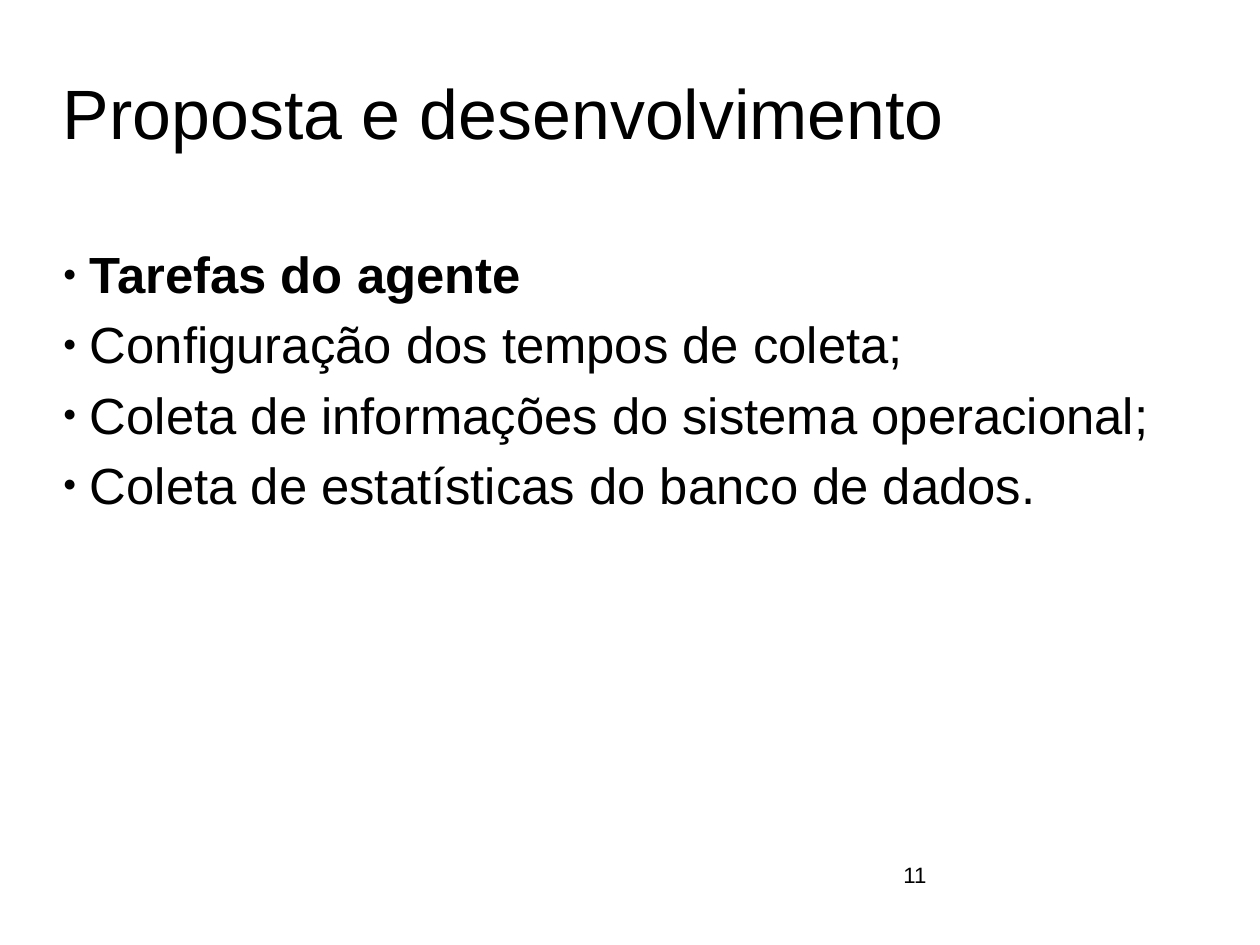
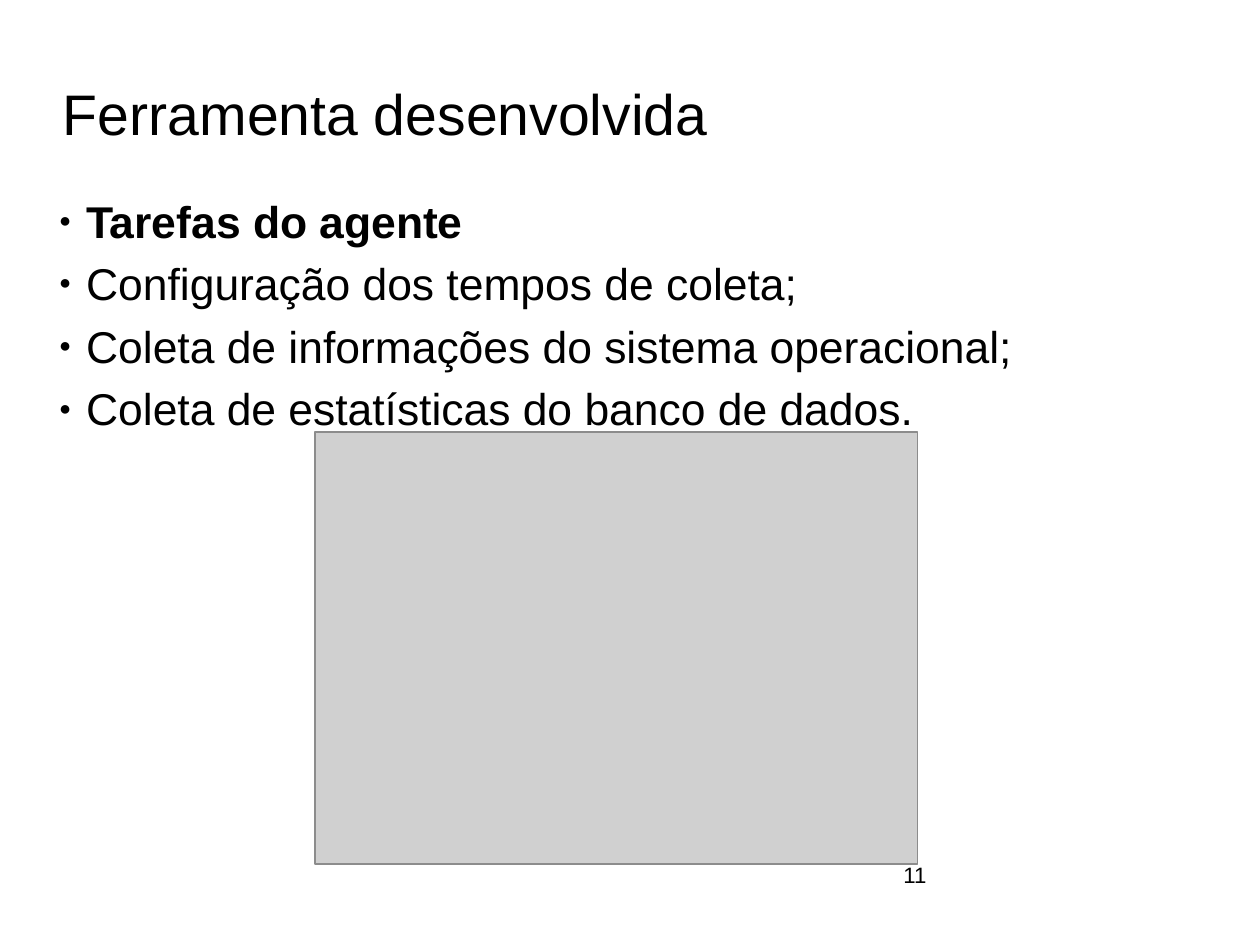
Before and after one commit to ftomasini/smdb, a slide deck: slide 11 of Documentos/FTOMASINI/FINAL/APRESENTACAO.odp. Drawn at 1260x945 pixels with LibreOffice and Linux fonts; fonts in the diff are those of the drawing; grey boxes stand for pictures; background and template pictures are left out. Boxes give left, top, right and bottom in pixels: in the first picture for what was removed or moved away, otherwise in the second. Text is boxed around its words. In the diff, an @@ line names an element or a change of style, - is before the commit and + after.

```diff
--- a/Documentos/FTOMASINI/FINAL/APRESENTACAO.odp
+++ b/Documentos/FTOMASINI/FINAL/APRESENTACAO.odp
@@ title at bbox=[63, 93, 708, 136]: text changed; size 44 to 36 pt @@
-Proposta e desenvolvimento
+Ferramenta desenvolvida
@@ text "Tarefas do agente": place and size @@
-text "Tarefas do agente" at bbox=[90, 256, 1149, 505]
+text "Tarefas do agente" at bbox=[86, 205, 1012, 435]
@@ text "Tarefas do agente" at bbox=[86, 205, 1012, 435]: size 32 to 28 pt @@
@@ picture added at bbox=[316, 432, 919, 864] @@
```
Also in this commit, not shown: 12 other slides changed, 12 slides added, 12 slides removed, 3 other files.
